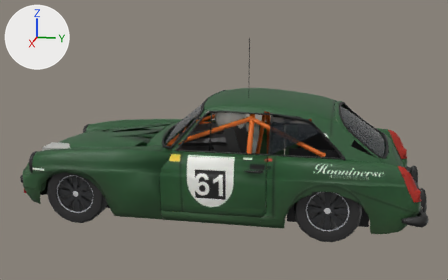
The glTF model public/cars/field/models/61.glb: old version first, new version second.
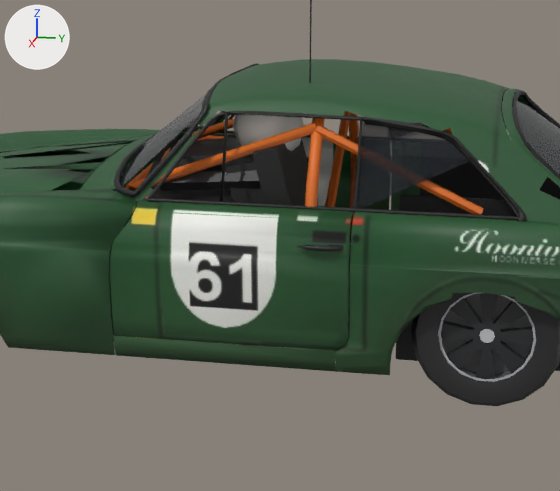
Each version is shown whole from a 50 mm camera at (5.81, 1.27, 2.15) aimed at (0.03, 0.12, 0.71), then close up on the part from 25% to 80% of the width and 22% to 100% of the height. The lights are fixed; the arrows at upper left show +X, +Y and +Z. The older version's two pictures come first. Vertices at exactly the same position are counted once.

Names of what the first close-up shows: 'body', 'wheel_rl'.
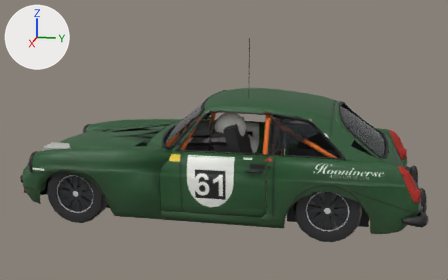
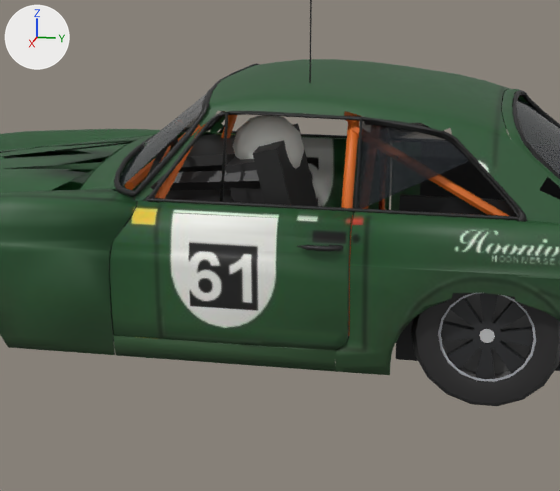
The change, as JSON lines over the scene's bpy script:
```json
{"block": "me_body_mesh", "where": "# used by ob_body; location = (0.0, 0.0, -0.1)"}
{"op": "remove", "block": "me_body_mesh", "code": "me_body_mesh.from_pydata(...)  # 4814 vertices, 7221 faces; spans x -0.8..0.8, y -1.91..2.01, z 0.2..1.81"}
{"op": "add", "block": "me_body_mesh", "code": "me_body_mesh.from_pydata(...)  # 4830 vertices, 7253 faces; spans x -0.8..0.8, y -1.91..2.01, z 0.2..1.81"}
{"block": "me_body_mesh", "change": "me_body_mesh part 1: the loose piece of 12 vertices spanning x -0.5..0.5, y -0.33..-0.29, z 0.83..0.87 is moved by (0.0, 0.0, 0.01)"}
{"block": "me_body_mesh", "change": "me_body_mesh part 2: the loose piece of 12 vertices spanning x 0.49..0.59, y 0.46..1.12, z 0.82..1.14 is scaled about its middle by (1.04, 1, 1.19), then moved by (-0.01, 0.14, -0.02)"}
{"block": "me_body_mesh", "change": "me_body_mesh part 3: the loose piece of 12 vertices spanning x -0.52..0.66, y 0.44..0.48, z 0.37..1.14 is moved by (0.0, 0.14, 0.0)"}
{"block": "me_body_mesh", "change": "me_body_mesh part 4: the loose piece of 42 vertices spanning x 0.19..0.45, y 0.08..0.38, z 0.95..1.23 is moved by (0.0, 0.0, -0.09)"}
{"block": "me_body_mesh", "change": "me_body_mesh part 5: a new loose piece of 30 vertices spanning x -0.67..0.67, y 0.58..0.63, z 0.34..1.2, in mat_car61_livery (picture img_livery)"}
{"block": "me_body_mesh", "change": "me_body_mesh part 6: the loose piece of 36 vertices spanning x -0.67..0.67, y 0.44..0.49, z 0.34..1.2 is deleted"}
{"block": "me_body_mesh", "change": "me_body_mesh part 7"}
{"block": "me_body_mesh", "change": "35 vertices are removed from x -0.65..0.65, y -0.32..0.47, z 0.34..1.15"}
{"block": "me_body_mesh", "change": "98 faces are deleted"}
{"block": "me_body_mesh", "change": "11 vertices move from x -0.78..0.65, y -0.32..0.64, z 0.34..0.86 to x -0.78..0.65, y -0.18..0.64, z 0.34..1.07"}
{"block": "me_body_mesh", "change": "57 vertices are added at x -0.66..0.66, y -0.17..0.62, z 0.34..1.22"}
{"block": "me_body_mesh", "change": "142 new faces join them, mat_car61_livery (picture img_livery)"}
{"block": "me_body_mesh", "change": "other edits to the shape of me_body_mesh do not show in these pictures"}
```

Boxes (x1, y1, x2, y2) around the edits, measured in the close-ups (560 x 491 px; the box of a moved part takes in the faces that stretch with it):
```json
{"part": 1, "of": "me_body_mesh", "change": "moved or reshaped", "before": [125, 147, 171, 189], "after": [125, 132, 186, 190]}
{"part": 2, "of": "me_body_mesh", "change": "moved or reshaped", "before": [316, 126, 484, 215], "after": [352, 125, 509, 216]}
{"part": 3, "of": "me_body_mesh", "change": "moved or reshaped", "before": [325, 111, 351, 207], "on screen": "not visible afterwards"}
{"part": 4, "of": "me_body_mesh", "change": "moved or reshaped", "before": [233, 114, 304, 156], "after": [233, 115, 305, 169]}
{"part": 5, "of": "me_body_mesh", "change": "added", "after": [341, 114, 385, 336]}
{"part": 6, "of": "me_body_mesh", "change": "deleted", "before": [305, 113, 359, 243]}
{"part": 7, "of": "me_body_mesh", "change": "moved or reshaped", "before": [128, 118, 317, 198], "after": [155, 111, 356, 199], "on screen": "mostly hidden afterwards"}
```
